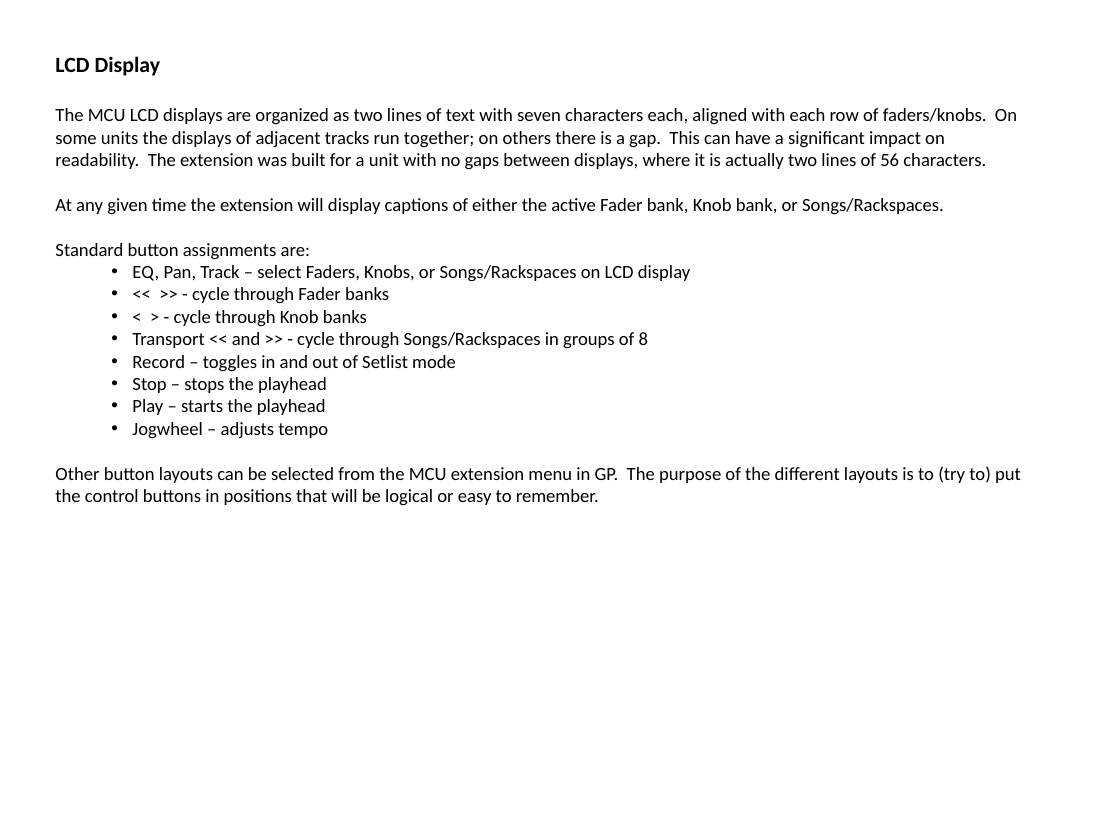
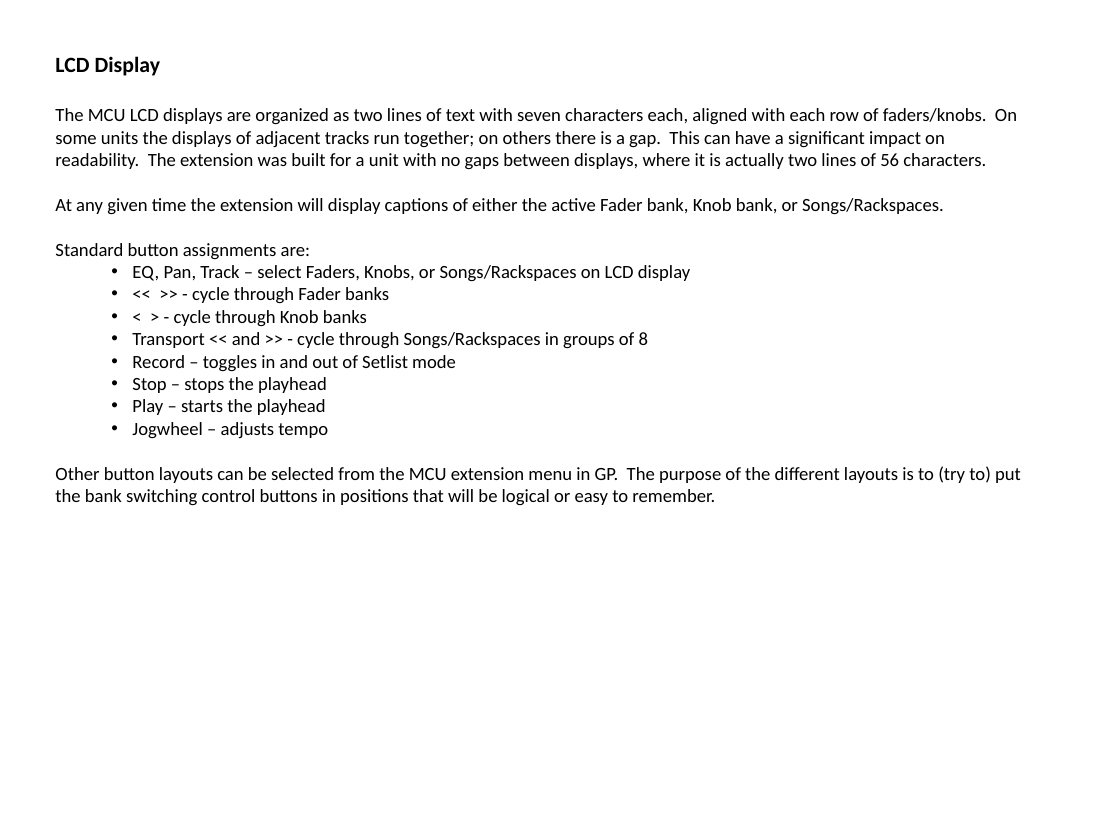
Before and after one commit to WidnerM/GP-MCU, a slide deck: slide 5 of MCU Extension.pptx. Drawn at 1120x840 pixels with LibreOffice and Linux fonts; fonts in the diff are those of the drawing. Boxes give left, top, right and bottom in pixels: in the first picture for what was removed or moved away, otherwise in the second. Text is boxed around its words. In the diff, an @@ line names an element or a change of style, - is before the commit and + after.

```diff
--- a/MCU Extension.pptx
+++ b/MCU Extension.pptx
@@ text at (x1=55, y1=466, x2=1021, y2=506): text changed @@
-Other button layouts can be selected from the MCU extension menu in GP. The purpose of the different layouts is to (try to) put the control buttons in positions that will be logical or easy to remember.
+Other button layouts can be selected from the MCU extension menu in GP. The purpose of the different layouts is to (try to) put the bank switching control buttons in positions that will be logical or easy to remember.
```
Also in this commit, not shown: 4 other slides changed, 2 other files.
